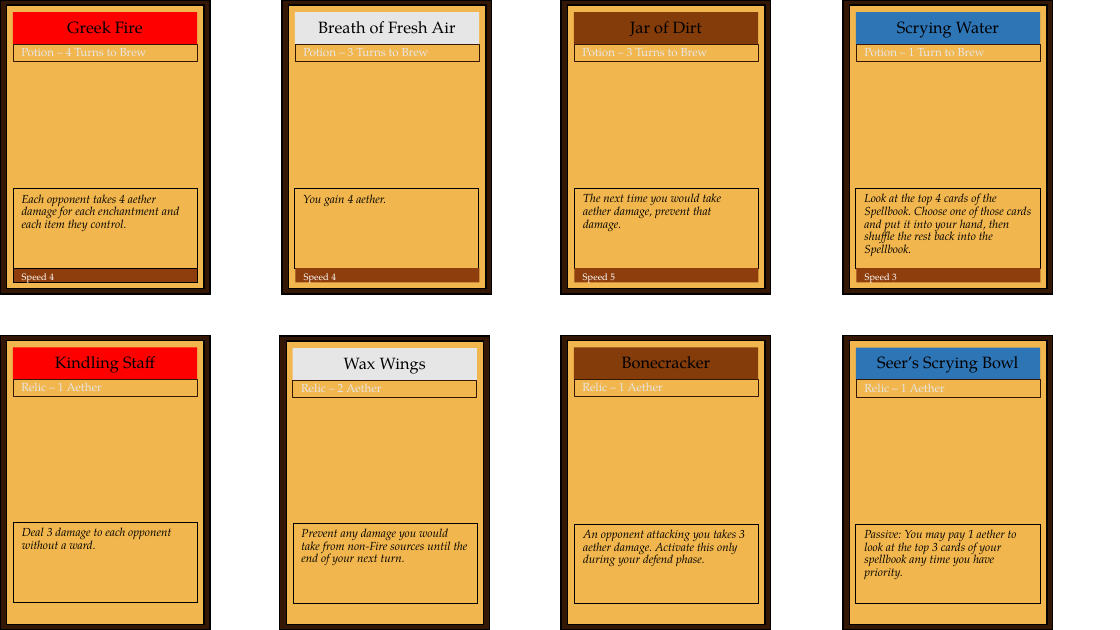
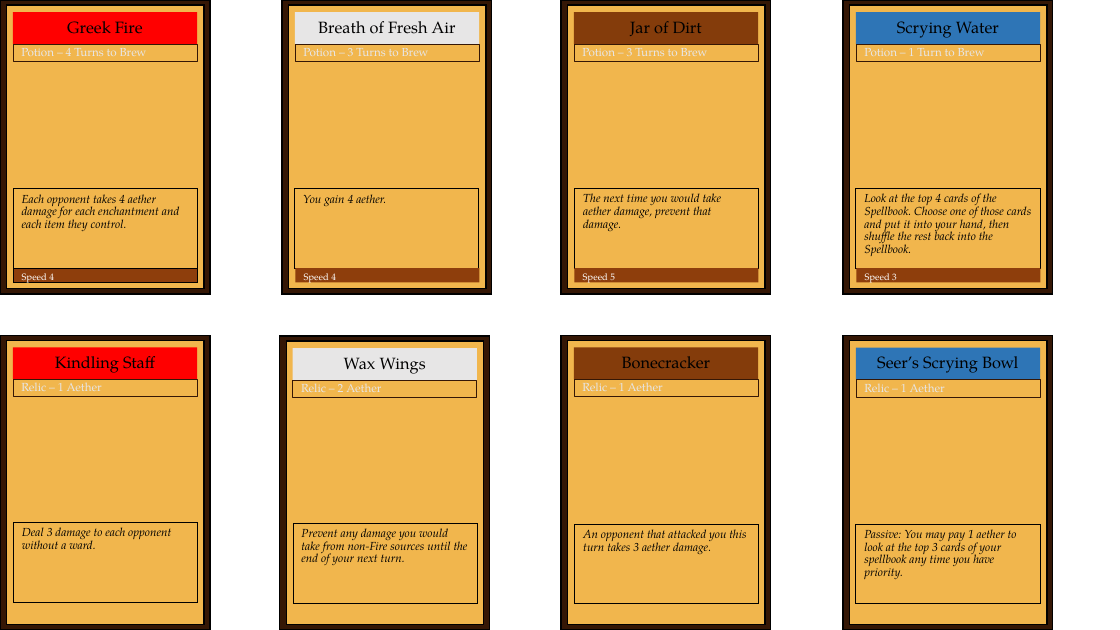
Before and after one commit to TheSimicSlaw/Ubiquitous-Computing-Project---Spellbook-Duels, a slide deck: slide 3 of Reference Files/spellbook duels cards v3.2.pptx. Drawn at 1120x630 pixels with LibreOffice and Linux fonts; fonts in the diff are those of the drawing. Boxes give left, top, right and bottom in pixels: in the first picture for what was removed or moved away, otherwise in the second. Text is boxed around its words. In the diff, an @@ line names an element or a change of style, - is before the commit and + after.

```diff
--- a/Reference Files/spellbook duels cards v3.2.pptx
+++ b/Reference Files/spellbook duels cards v3.2.pptx
@@ text at bbox=[583, 529, 746, 554]: text changed @@
-An opponent attacking you takes 3 aether damage. Activate this only during your defend phase.
+An opponent that attacked you this turn takes 3 aether damage.
```
Also in this commit, not shown: 2 other slides changed, 7 other files.
